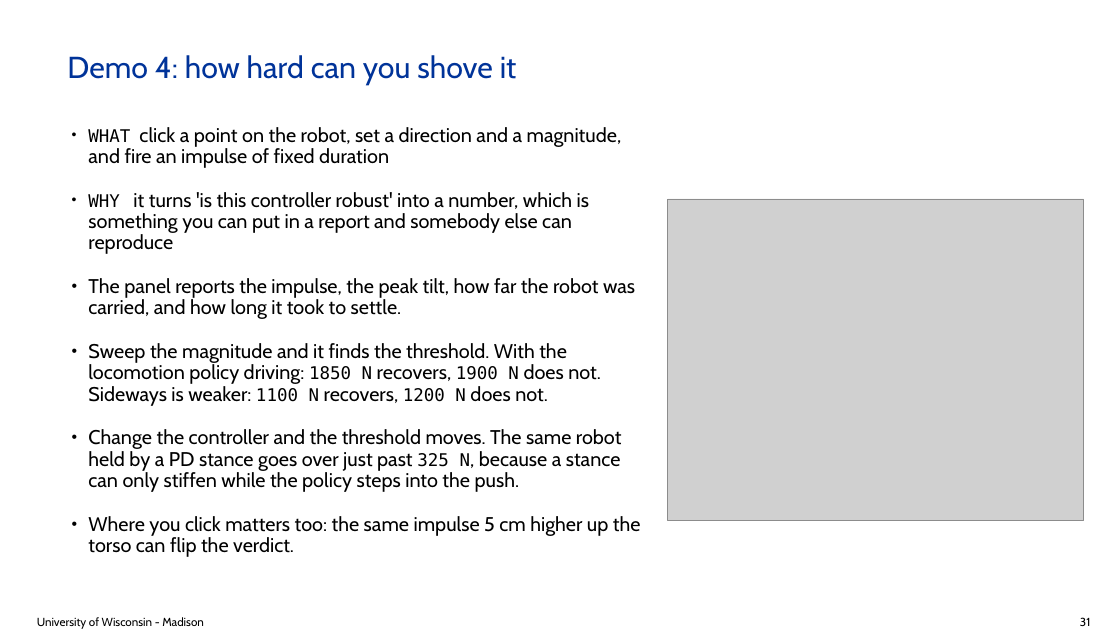
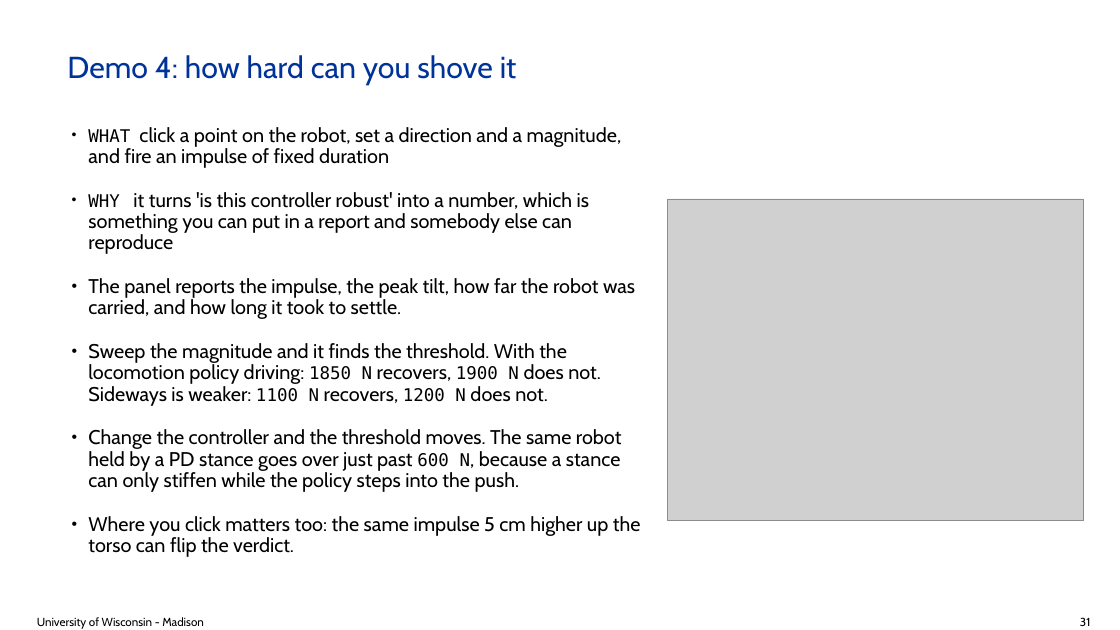
Before and after one commit to ksha23/chrono-hil-tutorial, a slide deck: slide 31 of tutorial_HIL_driver.pptx. Drawn at 1120x630 pixels with LibreOffice and Linux fonts; fonts in the diff are those of the drawing; grey boxes stand for pictures; background and template pictures are left out. Boxes give left, top, right and bottom in pixels: in the first picture for what was removed or moved away, otherwise in the second. Text is boxed around its words. In the diff, an @@ line names an element or a change of style, - is before the commit and + after.

Commit message:
Re-measure the stance PD threshold, which my own change had invalidated
The readability pass could not reproduce 325 N recovering and 330 failing, and
it was right not to quietly keep the number. Re-measured: the stance PD recovers
from 600 N and goes over at 625.

The cause is a change I made and signed off as low risk. Enabling collision on
every Go2 link, rather than only the feet and torso, nearly doubled forward
robustness: with every link solid a robot tipping forward catches itself on its
own thighs. Sideways barely moved, 280/290 to 275/300, which fits -- sideways it
falls past its legs rather than onto them. The measurement was correct when
taken and the plant moved underneath it.

I also found a confound in the comparison the rig exists to make. The solver was
raised to 600 iterations INSIDE the policy branch, so the stance PD ran at 200
while the policy ran at 600, and the whole point of the rig is to compare those
two. It now applies to both. Measured either way, iteration count makes no
difference to the PD -- identical verdicts and identical drifts at 200 and 600 --
so no number moves because of this; it just stops being a comparison with a
confound in it. The policy pair is unchanged: 1850 recovers, 1900 fails.

Same rig, same window, same solver:

    PD holding a stance        600 N / 625 N      275 N / 300 N sideways
    trained locomotion policy 1850 N / 1900 N    1100 N / 1200 N sideways

Still a controller you can tell apart from another by shoving it, which is the
demo's claim. Three times, not six.

```diff
--- a/tutorial_HIL_driver.pptx
+++ b/tutorial_HIL_driver.pptx
@@ text at (88, 429, 622, 492): text changed @@
-• Change the controller and the threshold moves. The same robot held by a PD stance goes over just past 325 N, because a stance can only stiffen while the policy steps into the push.
+• Change the controller and the threshold moves. The same robot held by a PD stance goes over just past 600 N, because a stance can only stiffen while the policy steps into the push.
```
Also in this commit, not shown: 6 other slides changed, 5 other files.
